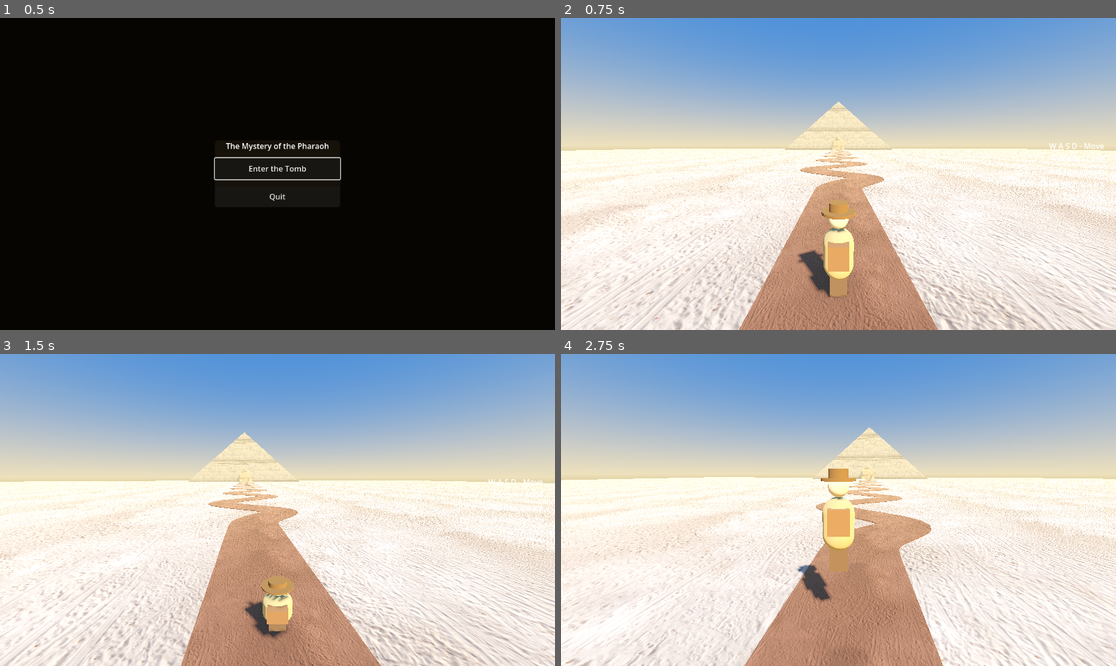
Above: before the commit, frames 1-4 (two rows, left to right).
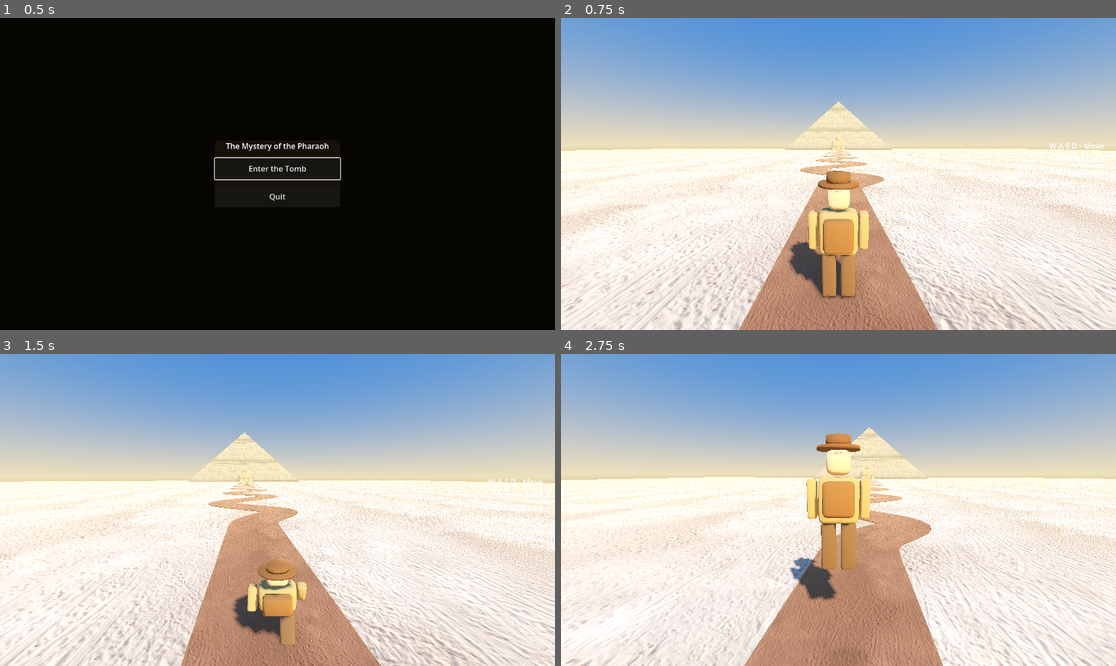
Above: after the commit, the same moments.

Repository: AnubisGott/The-Mystery-of-the-Pharaoh
Game: Godot game, scene res://main/main.tscn
Same seed, same stepped clock (60 frames per second), same inputs: the game is played once before the commit and once after it.
Inputs (mouse positions are in pixels of both pictures, inside the frame that each line leads up to):
- Up to frame 1 (0.5 s): no input
- Up to frame 2 (0.75 s): click "Enter the Tomb" at 0.5 s
- Up to frame 3 (1.5 s): tap Enter at 1.25 s; move the mouse to (305, 510) at 1.27 s; hold W (move_forward) from 1.28 s (still down); hold Ctrl (duck) from 1.28 s (still down)
- Up to frame 4 (2.75 s): keep holding W (move_forward); tap Space (jump) at 1.52, 2.27 s; move the mouse to (810, 510) at 2.02 s; release Ctrl (duck) at 2.03 s; tap Ctrl (duck) at 2.1 s

Frame 1 is identical in both runs. In frame 2, 3.0% of the frame differs, in the area x 40-56%, y 48-91%; in frame 3, 1.9%; in frame 4, 3.2%, in the area x 41-56%, y 25-80%.

Commit message:
Replace primitive player figure with animated GLB adventurer
tools/blender/make_adventurer.py builds a jointed adventurer
(fedora, backpack, beveled limbs, glTF materials with proper
sRGB-to-linear colors) whose limb origins sit at the joints.
The player script swings legs and arms procedurally from the
movement speed and eases them back at rest. The visual origin
moved to the feet, simplifying the duck pose.

Co-Authored-By: Claude Fable 5 <noreply@anthropic.com>

Diff:
--- a/player/player.gd
+++ b/player/player.gd
@@ -15,10 +15,15 @@
 @onready var camera_pivot: Node3D = $CameraPivot
 @onready var collision_shape: CollisionShape3D = $CollisionShape3D
 @onready var visual: Node3D = $Visual
+@onready var _leg_l: Node3D = $Visual/LegL
+@onready var _leg_r: Node3D = $Visual/LegR
+@onready var _arm_l: Node3D = $Visual/ArmL
+@onready var _arm_r: Node3D = $Visual/ArmR
 
 var _pitch: float = 0.0
 var _yaw: float = 0.0
 var _is_ducking: bool = false
+var _walk_phase: float = 0.0
 var _gravity: float = ProjectSettings.get_setting("physics/3d/default_gravity")
 
 
@@ -69,6 +74,7 @@
 
 	move_and_slide()
 	camera_pivot.global_position.y = CAMERA_HEIGHT
+	_animate_walk(delta)
 
 
 func is_ducking() -> bool:
@@ -93,12 +99,33 @@
 
 	# Shift the body by the height difference in the same frame the
 	# capsule resizes, so the feet stay planted and only the head moves.
+	# The visual's origin is at the feet: keep it on the capsule bottom.
 	if ducking:
 		visual.scale.y = DUCK_HEIGHT / STAND_HEIGHT
+		visual.position.y = -DUCK_HEIGHT / 2.0
 		position.y -= (STAND_HEIGHT - DUCK_HEIGHT) / 2.0
 	else:
 		visual.scale.y = 1.0
+		visual.position.y = -STAND_HEIGHT / 2.0
 		position.y += (STAND_HEIGHT - DUCK_HEIGHT) / 2.0
+
+
+# Simple procedural walk: legs swing opposite each other, arms counter.
+func _animate_walk(delta: float) -> void:
+	var ground_speed := Vector2(velocity.x, velocity.z).length()
+
+	if ground_speed > 0.2 and is_on_floor():
+		_walk_phase += delta * ground_speed * 2.2
+		var swing := sin(_walk_phase) * 0.55
+		_leg_l.rotation.x = swing
+		_leg_r.rotation.x = -swing
+		_arm_l.rotation.x = -swing * 0.6
+		_arm_r.rotation.x = swing * 0.6
+	else:
+		_walk_phase = 0.0
+		var ease_back := minf(10.0 * delta, 1.0)
+		for limb in [_leg_l, _leg_r, _arm_l, _arm_r]:
+			limb.rotation.x = lerp_angle(limb.rotation.x, 0.0, ease_back)
 
 
 func _toggle_pause() -> void:
--- a/player/player.tscn
+++ b/player/player.tscn
@@ -1,55 +1,11 @@
-[gd_scene load_steps=14 format=3]
+[gd_scene load_steps=4 format=3]
 
 [ext_resource type="Script" path="res://player/player.gd" id="1"]
+[ext_resource type="PackedScene" path="res://models/adventurer.glb" id="2"]
 
 [sub_resource type="CapsuleShape3D" id="CapsuleShape3D_player"]
 radius = 0.35
 height = 1.8
-
-[sub_resource type="StandardMaterial3D" id="StandardMaterial3D_pants"]
-albedo_color = Color(0.35, 0.25, 0.18, 1)
-
-[sub_resource type="StandardMaterial3D" id="StandardMaterial3D_shirt"]
-albedo_color = Color(0.72, 0.58, 0.36, 1)
-
-[sub_resource type="StandardMaterial3D" id="StandardMaterial3D_skin"]
-albedo_color = Color(0.92, 0.72, 0.55, 1)
-
-[sub_resource type="StandardMaterial3D" id="StandardMaterial3D_hat"]
-albedo_color = Color(0.42, 0.28, 0.14, 1)
-
-[sub_resource type="StandardMaterial3D" id="StandardMaterial3D_backpack"]
-albedo_color = Color(0.5, 0.32, 0.2, 1)
-
-[sub_resource type="BoxMesh" id="BoxMesh_legs"]
-material = SubResource("StandardMaterial3D_pants")
-size = Vector3(0.32, 0.55, 0.24)
-
-[sub_resource type="CapsuleMesh" id="CapsuleMesh_body"]
-material = SubResource("StandardMaterial3D_shirt")
-radius = 0.28
-height = 0.95
-
-[sub_resource type="SphereMesh" id="SphereMesh_head"]
-material = SubResource("StandardMaterial3D_skin")
-radius = 0.18
-height = 0.36
-
-[sub_resource type="CylinderMesh" id="CylinderMesh_hat_brim"]
-material = SubResource("StandardMaterial3D_hat")
-top_radius = 0.3
-bottom_radius = 0.3
-height = 0.05
-
-[sub_resource type="CylinderMesh" id="CylinderMesh_hat_crown"]
-material = SubResource("StandardMaterial3D_hat")
-top_radius = 0.17
-bottom_radius = 0.17
-height = 0.16
-
-[sub_resource type="BoxMesh" id="BoxMesh_backpack"]
-material = SubResource("StandardMaterial3D_backpack")
-size = Vector3(0.36, 0.42, 0.2)
 
 [node name="Player" type="CharacterBody3D"]
 script = ExtResource("1")
@@ -57,31 +13,8 @@
 [node name="CollisionShape3D" type="CollisionShape3D" parent="."]
 shape = SubResource("CapsuleShape3D_player")
 
-[node name="Visual" type="Node3D" parent="."]
-
-[node name="Legs" type="MeshInstance3D" parent="Visual"]
-transform = Transform3D(1, 0, 0, 0, 1, 0, 0, 0, 1, 0, -0.62, 0)
-mesh = SubResource("BoxMesh_legs")
-
-[node name="Body" type="MeshInstance3D" parent="Visual"]
-transform = Transform3D(1, 0, 0, 0, 1, 0, 0, 0, 1, 0, -0.05, 0)
-mesh = SubResource("CapsuleMesh_body")
-
-[node name="Head" type="MeshInstance3D" parent="Visual"]
-transform = Transform3D(1, 0, 0, 0, 1, 0, 0, 0, 1, 0, 0.6, 0)
-mesh = SubResource("SphereMesh_head")
-
-[node name="HatBrim" type="MeshInstance3D" parent="Visual"]
-transform = Transform3D(1, 0, 0, 0, 1, 0, 0, 0, 1, 0, 0.72, 0)
-mesh = SubResource("CylinderMesh_hat_brim")
-
-[node name="HatCrown" type="MeshInstance3D" parent="Visual"]
-transform = Transform3D(1, 0, 0, 0, 1, 0, 0, 0, 1, 0, 0.82, 0)
-mesh = SubResource("CylinderMesh_hat_crown")
-
-[node name="Backpack" type="MeshInstance3D" parent="Visual"]
-transform = Transform3D(1, 0, 0, 0, 1, 0, 0, 0, 1, 0, 0.05, 0.3)
-mesh = SubResource("BoxMesh_backpack")
+[node name="Visual" parent="." instance=ExtResource("2")]
+transform = Transform3D(1, 0, 0, 0, 1, 0, 0, 0, 1, 0, -0.9, 0)
 
 [node name="CameraPivot" type="Node3D" parent="."]
 transform = Transform3D(1, 0, 0, 0, 1, 0, 0, 0, 1, 0, 1.4, 0)
Binary file added: models/adventurer.glb
Not shown, added: models/adventurer.glb.import
Not shown, added: tools/blender/make_adventurer.py
